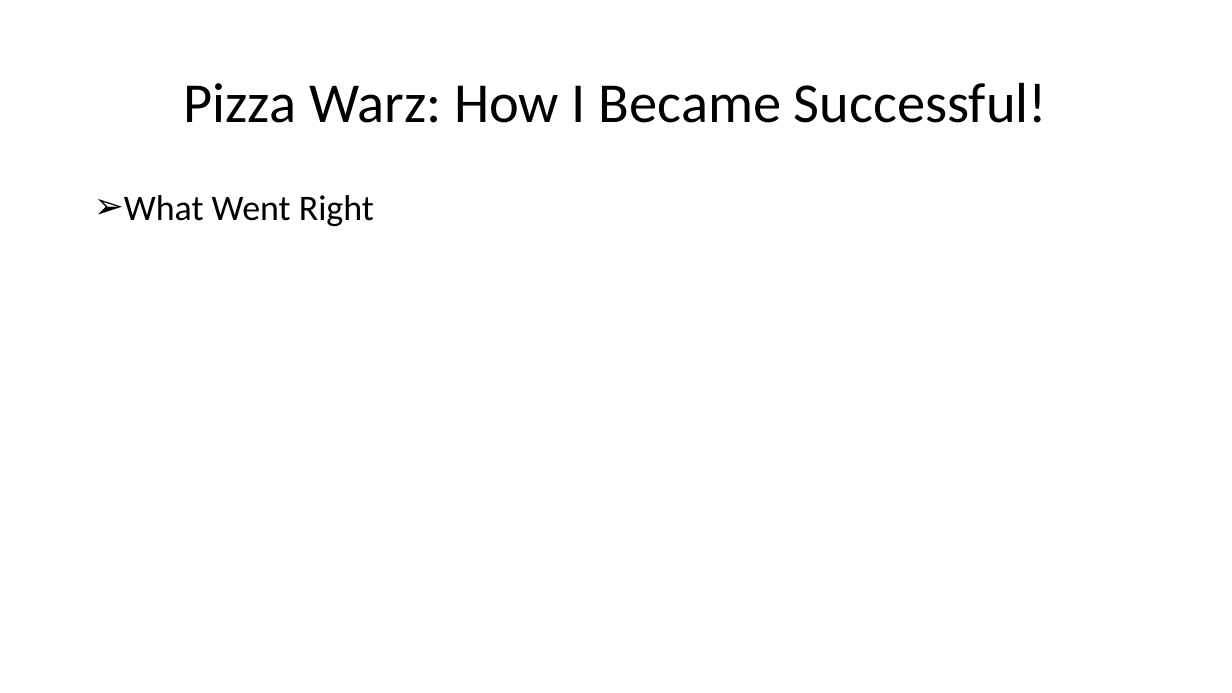
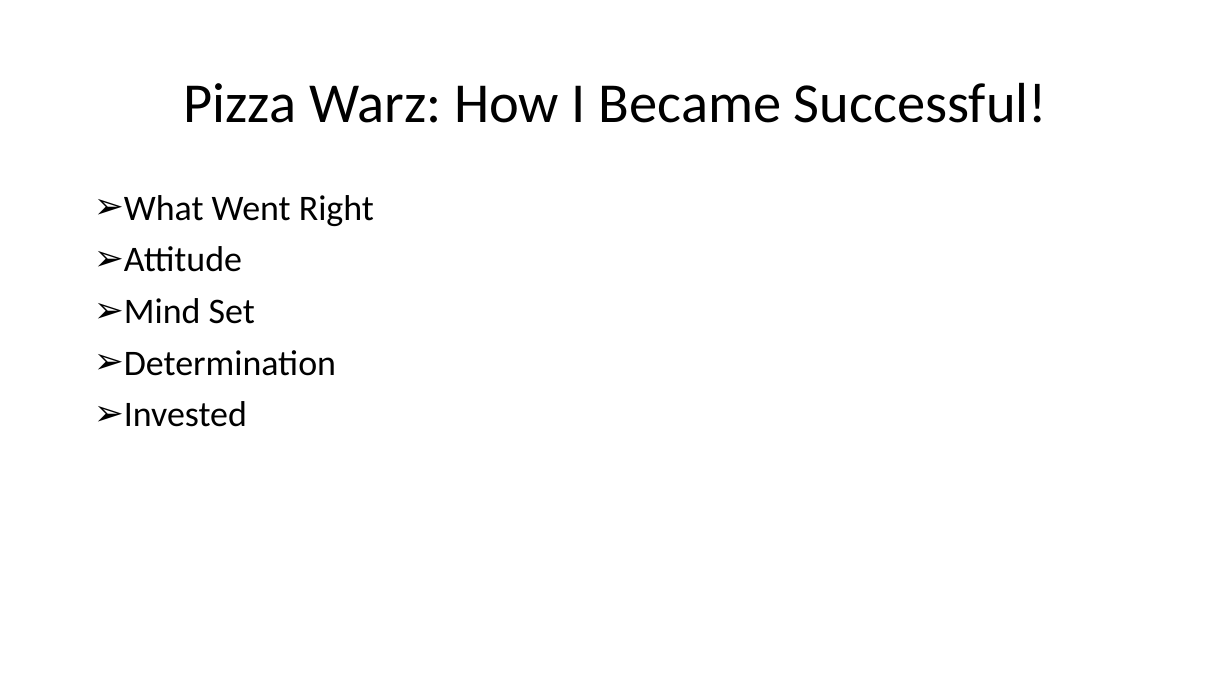
Before and after one commit to Project214PWZ/PizzaWarz, a slide deck: slide 16 of PizzaWarz.pptx. Drawn at 1232x693 pixels with LibreOffice and Linux fonts; fonts in the diff are those of the drawing. Boxes give left, top, right and bottom in pixels: in the first picture for what was removed or moved away, otherwise in the second. Text is boxed around its words. In the diff, an @@ line names an element or a change of style, - is before the commit and + after.

```diff
--- a/PizzaWarz.pptx
+++ b/PizzaWarz.pptx
@@ text at <box>124,246,336,427</box>: paragraphs added @@
+➢ Attitude
+➢ Mind Set
+➢ Determination
+➢ Invested
```
Also in this commit, not shown: 2 other slides changed, 17 other files.
